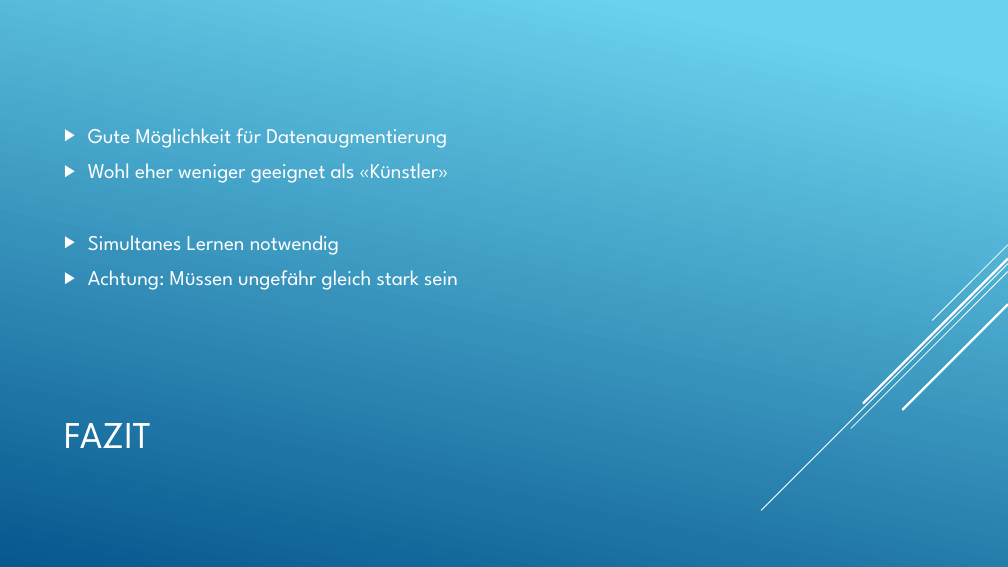
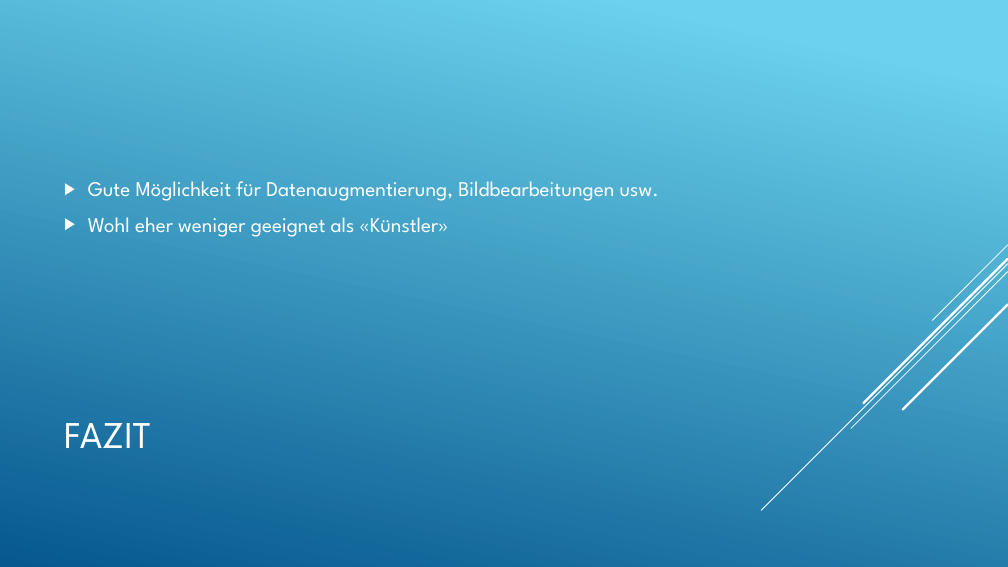
Before and after one commit to LucaRitz/informatik_seminar_gan, a slide deck: slide 23 of GAN.pptx (slide 19 before the commit). Drawn at 1008x567 pixels with LibreOffice and Linux fonts; fonts in the diff are those of the drawing. Boxes give left, top, right and bottom in pixels: in the first picture for what was removed or moved away, otherwise in the second. Text is boxed around its words. In the diff, an @@ line names an element or a change of style, - is before the commit and + after.

```diff
--- a/GAN.pptx
+++ b/GAN.pptx
@@ text at (88,181,659,201): text changed @@
-▶ Gute Möglichkeit für Datenaugmentierung
+▶ Gute Möglichkeit für Datenaugmentierung, Bildbearbeitungen usw.
@@ text at (88,235,458,290): paragraphs removed @@
-▶ Simultanes Lernen notwendig
-▶ Achtung: Müssen ungefähr gleich stark sein
```
Also in this commit, not shown: 4 other slides changed, 4 slides added, 1 other file.
